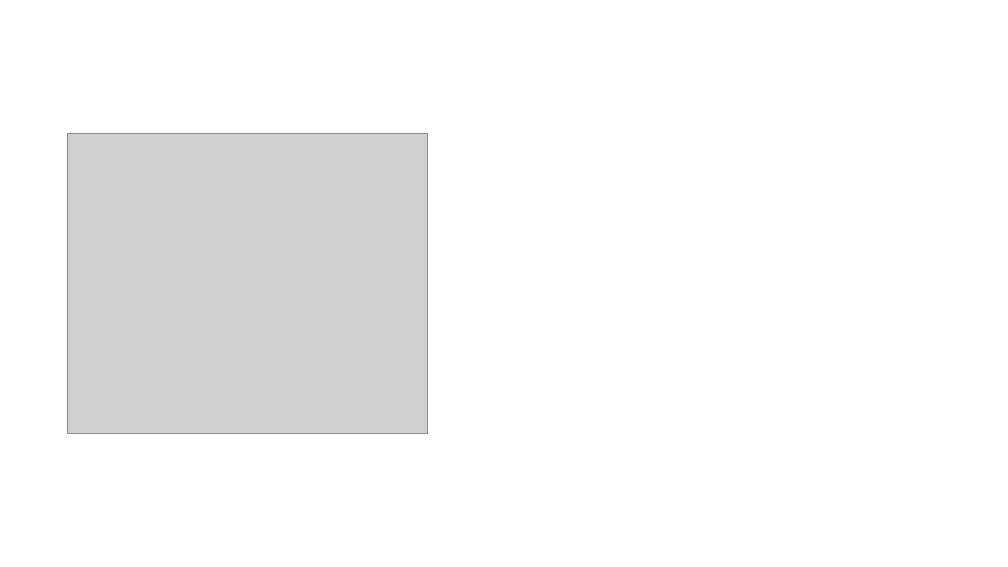
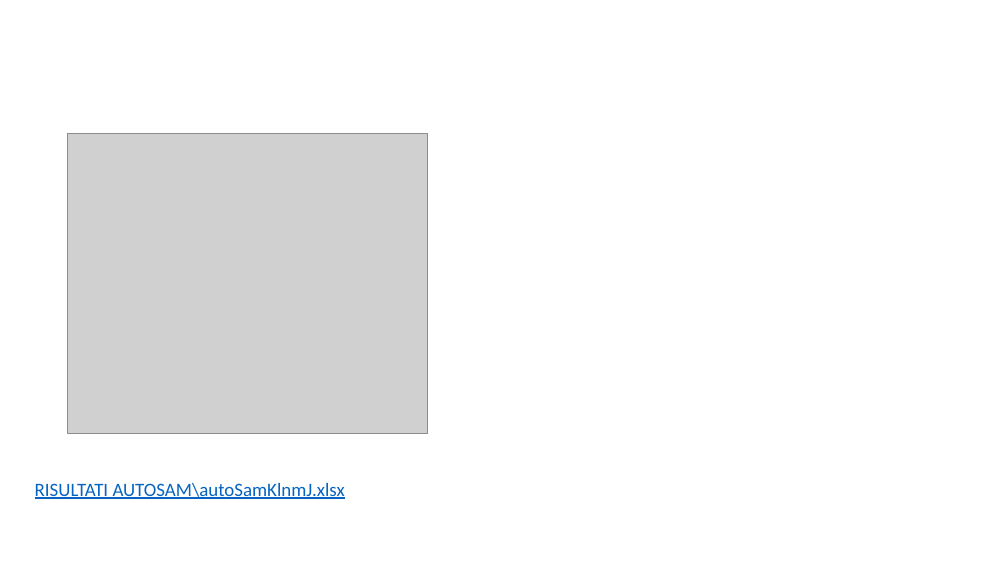
Before and after one commit to mthezn/distillation, a slide deck: slide 19 of AutoSam(26_05).pptx. Drawn at 1008x567 pixels with LibreOffice and Linux fonts; fonts in the diff are those of the drawing; grey boxes stand for pictures; background and template pictures are left out. Boxes give left, top, right and bottom in pixels: in the first picture for what was removed or moved away, otherwise in the second. Text is boxed around its words. In the diff, an @@ line names an element or a change of style, - is before the commit and + after.

```diff
--- a/AutoSam(26_05).pptx
+++ b/AutoSam(26_05).pptx
@@ text added at bbox=[35, 483, 345, 499], 18 pt, text #0563C1, underline @@
+RISULTATI AUTOSAM\autoSamKlnmJ.xlsx
```
Also in this commit, not shown: 1 other slide changed, 28 other files.
